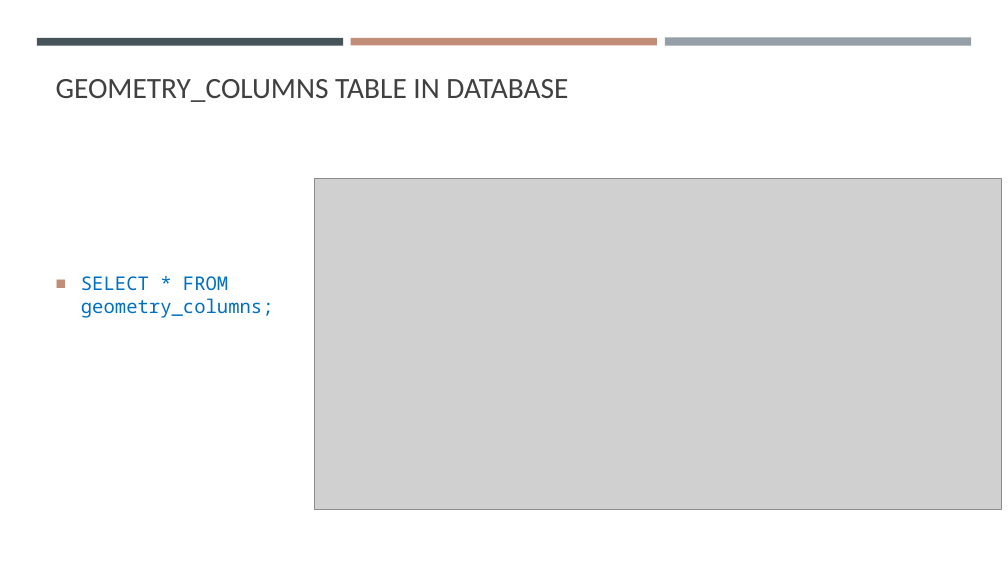
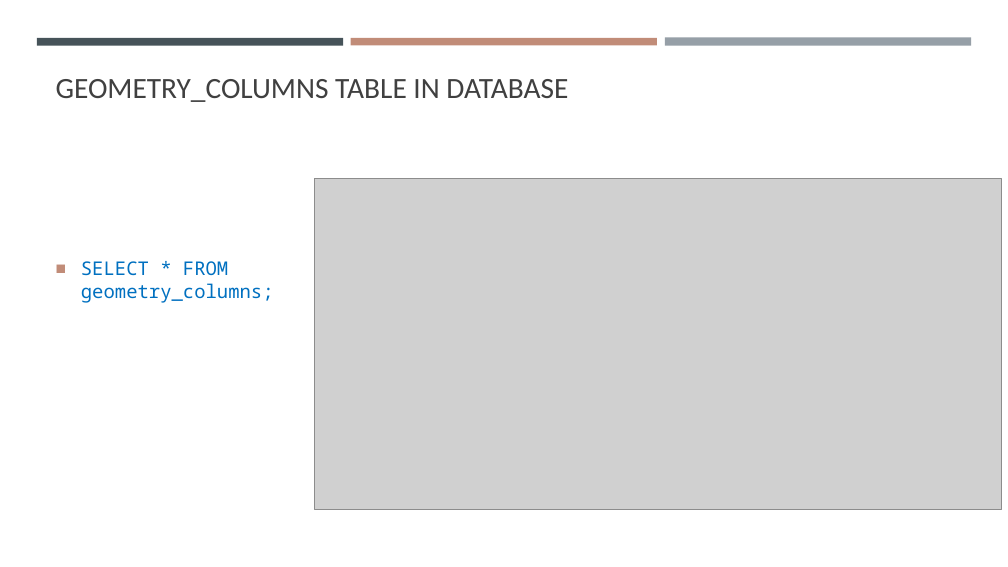
Before and after one commit to gisynw/ssj-376, a slide deck: slide 50 of docs/Lectures/Week03/Week03_SpatialData.pptx (slide 49 before the commit). Drawn at 1008x567 pixels with LibreOffice and Linux fonts; fonts in the diff are those of the drawing; grey boxes stand for pictures. Boxes give left, top, right and bottom in pixels: in the first picture for what was removed or moved away, otherwise in the second. Text is boxed around its words. In the diff, an @@ line names an element or a change of style, - is before the commit and + after.

```diff
--- a/docs/Lectures/Week03/Week03_SpatialData.pptx
+++ b/docs/Lectures/Week03/Week03_SpatialData.pptx
@@ text "SELECT * FROM geometry_columns;": place and size @@
-text "SELECT * FROM geometry_columns;" at [81,276,274,318]
+text "SELECT * FROM geometry_columns;" at [81,261,274,303]
```
Also in this commit, not shown: 1 other slide changed, 1 slide added.
